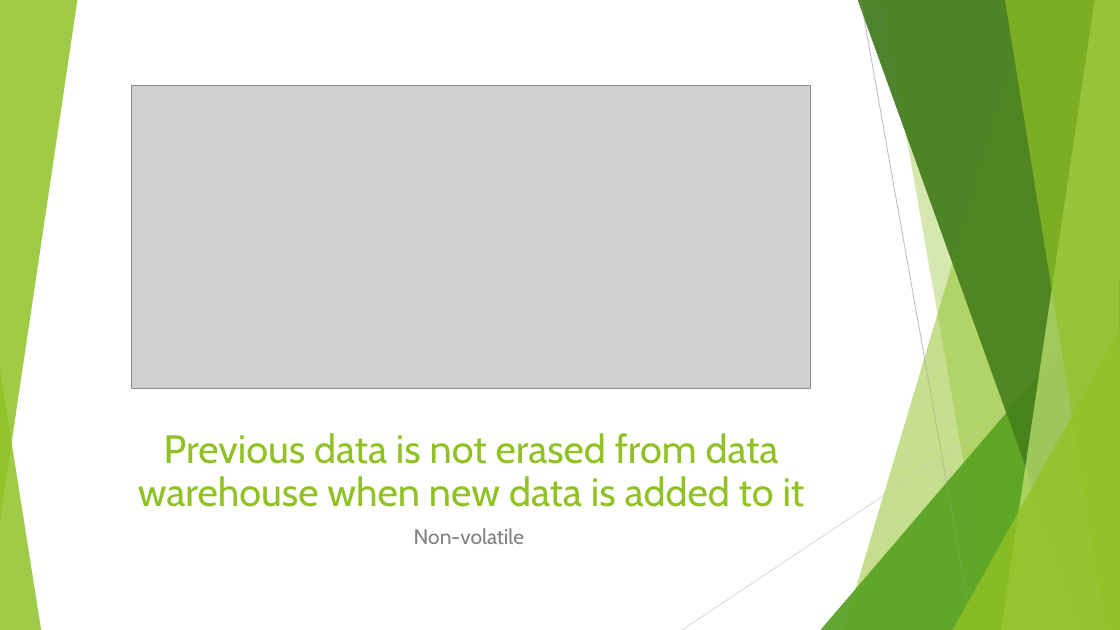
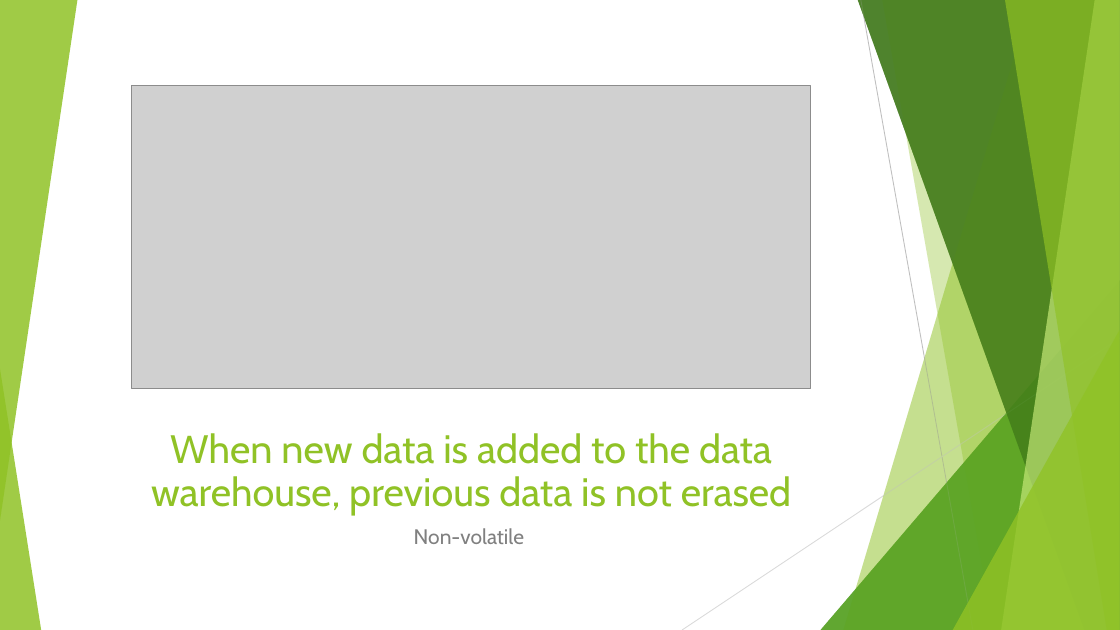
Before and after one commit to Blintzkrieg/INFO523Coursework, a slide deck: slide 7 of Data Warehousing Basic Concepts.pptx. Drawn at 1120x630 pixels with LibreOffice and Linux fonts; fonts in the diff are those of the drawing; grey boxes stand for pictures. Boxes give left, top, right and bottom in pixels: in the first picture for what was removed or moved away, otherwise in the second. Text is boxed around its words. In the diff, an @@ line names an element or a change of style, - is before the commit and + after.

Commit message:
Updated slides

```diff
--- a/Data Warehousing Basic Concepts.pptx
+++ b/Data Warehousing Basic Concepts.pptx
@@ title at box(151, 433, 791, 515): text changed @@
-Previous data is not erased from data warehouse when new data is added to it
+When new data is added to the data warehouse, previous data is not erased
```
Also in this commit, not shown: 1 other slide changed, 1 slide added, 1 slide removed.
